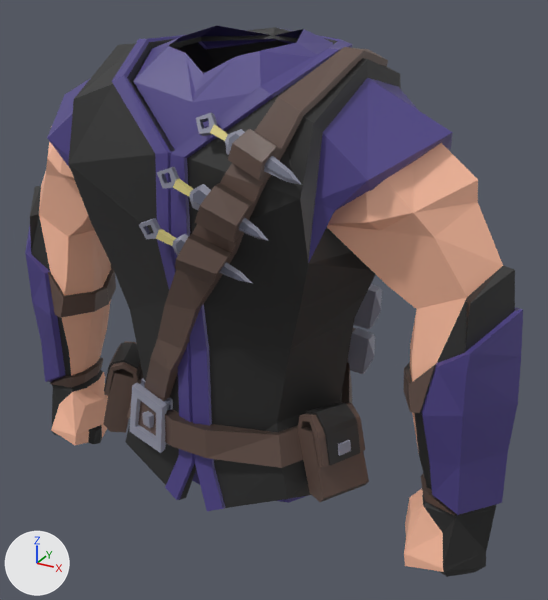
Two versions of the COLLADA model Chr/BodyParts/RogueChest.dae, one commit apart.
One viewpoint serves both versions: a 50 mm lens placed at (3.25, -5.18, 7.26), pointed at (0.3, 0.19, 4.57). Arrows for +X, +Y and +Z are at lower left; the lights stay in place. Vertices at the same position are counted once.

Names of what the first picture shows: 'Chest'.
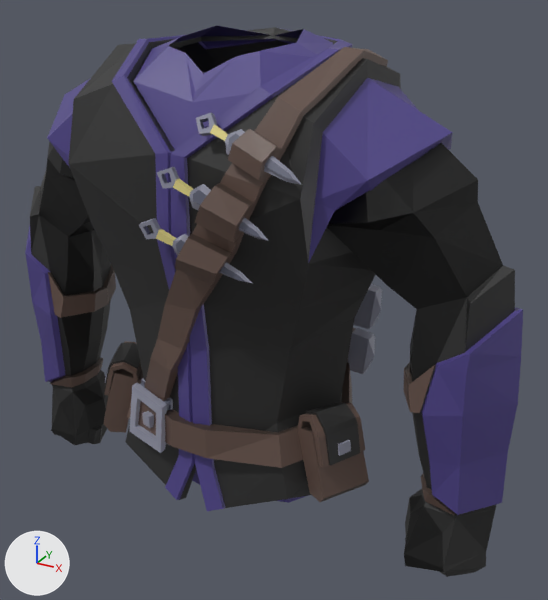
The change, as a diff of the scene's bpy script:
```diff
--- a/Chr/BodyParts/RogueChest.dae.py
+++ b/Chr/BodyParts/RogueChest.dae.py
@@ me_untitled_029 @@
 me_untitled_029.from_pydata(...)  # 1448 vertices, 2699 faces; spans x -2.47..2.47, y -1.05..1.1, z 2.34..6.81
 # used by ob_chest; location = (0.0, 0.0, 0.0)
+# me_untitled_029 part 1: 214 faces centred in x -2.13..2.13, y -0.42..0.55, z 2.6..6.04 are repainted in the vertex colours; the middle colour goes from beige #ffbfa1 to black #000000
 me_untitled_029.materials.append(mat_vertex_colours)
```

Where the change shows, as pixel boxes (x1, y1, x2, y2) in the pictures (548 x 600 px):
part 1 of me_untitled_029, recoloured (beige to black)
    both: (39, 141, 503, 572)
